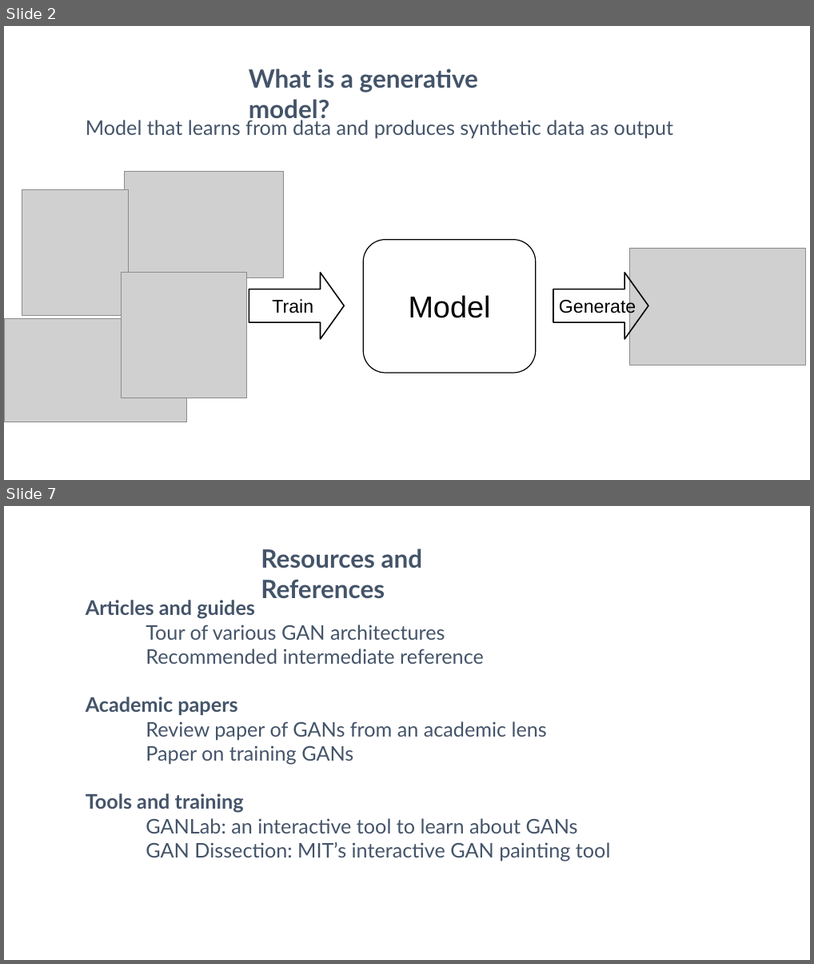
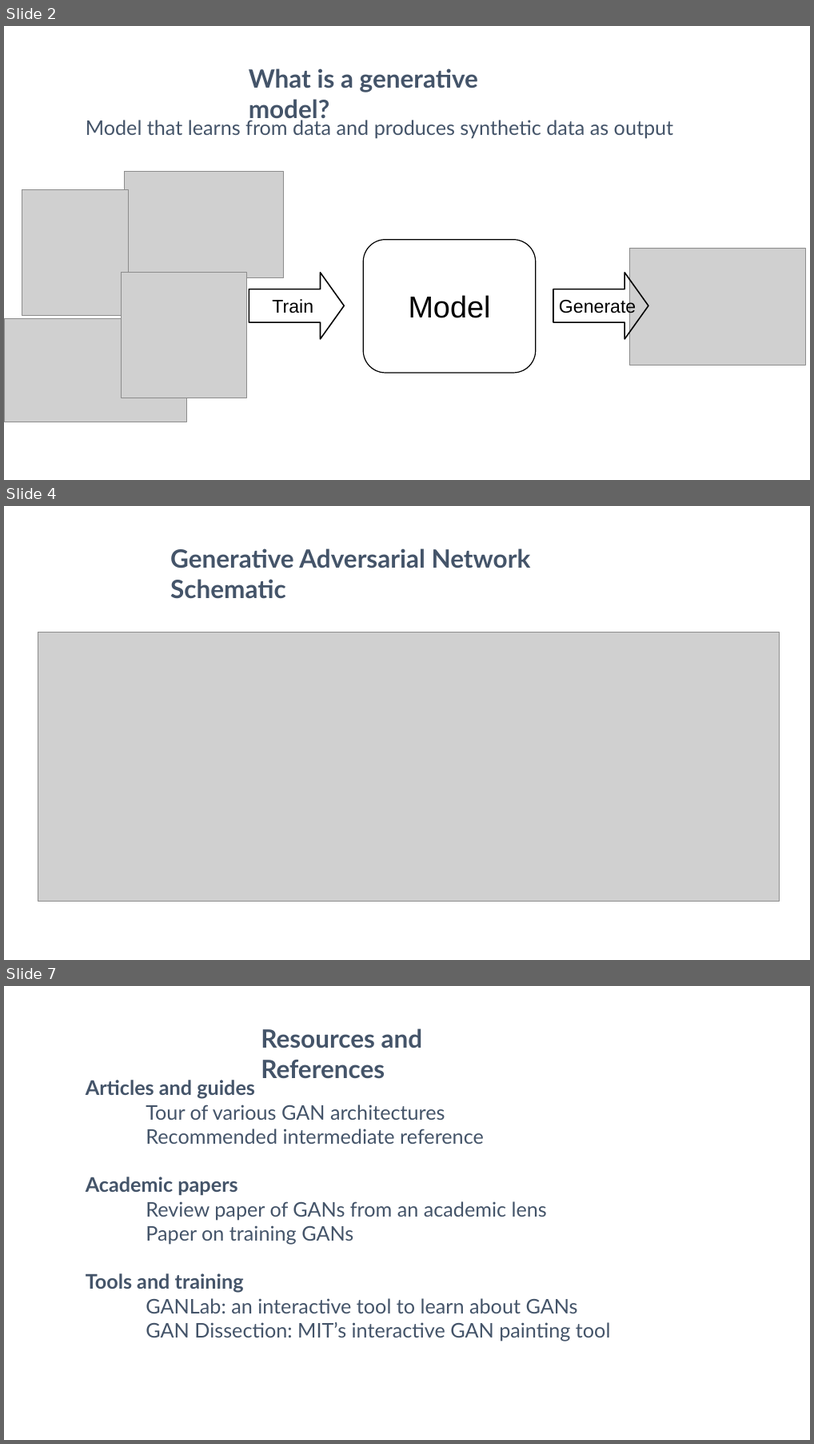
Before and after one commit to ChristopherGruber/Generative_Models, a slide deck: Generative_Models.odp. Shown one above the other, each under a label of ours: slides 2 and 7 before the commit, slides 2, 4 and 7 after it; the slides between them are not shown. The pictures are 814x964 and 814x1444 pixels, drawn with LibreOffice and Linux fonts; fonts in the diff are those of the drawing; grey boxes stand for pictures. Boxes give left, top, right and bottom in pixels: in the first picture for what was removed or moved away, otherwise in the second. Text is boxed around its words. In the diff, an @@ line names an element or a change of style, - is before the commit and + after.

```diff
--- a/Generative_Models.odp
+++ b/Generative_Models.odp
@@ slide 4 added at (4, 506, 810, 960), background #FFFFFF @@
@@ text added at (170, 548, 531, 599), 60 pt, text #445469, bold @@
+Generative Adversarial Network Schematic
@@ picture added at (38, 632, 779, 900) @@
```
Also in this commit, not shown: 4 slides changed, 1 slide removed, 5 other files.
